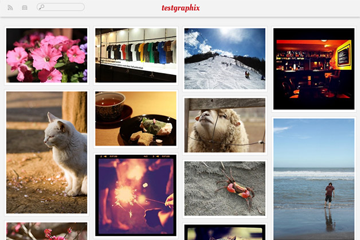
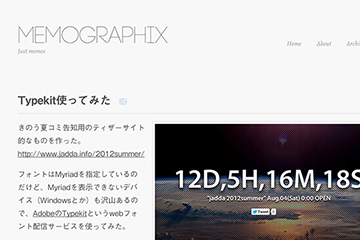
Two versions of the same layered image (360 x 240). Layer-by-layer changes:
showed "BrrTNzrbHKrtJF1U_o1" over [0, 0, 360, 240]
hid "レイヤー 4" over [0, 0, 360, 240]
